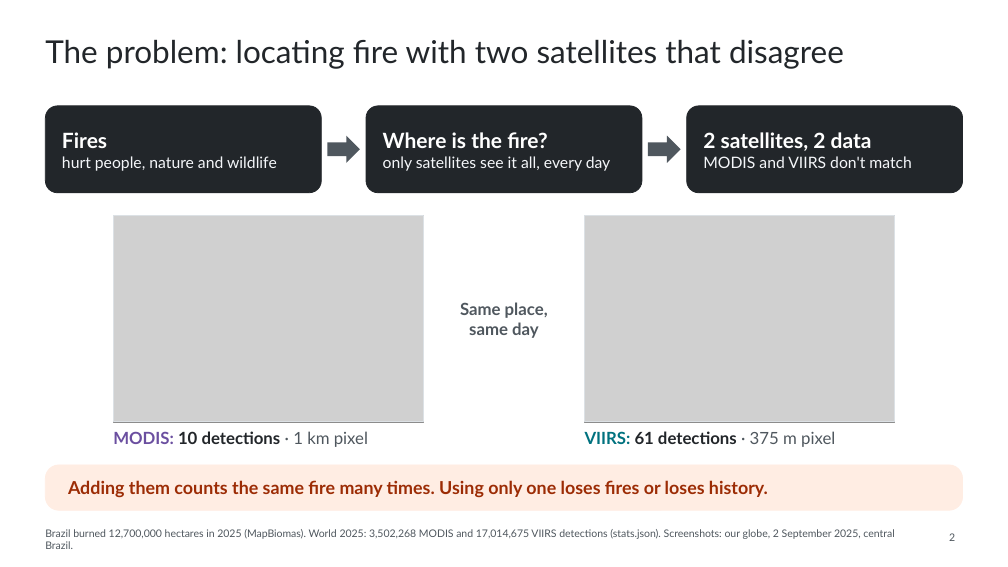
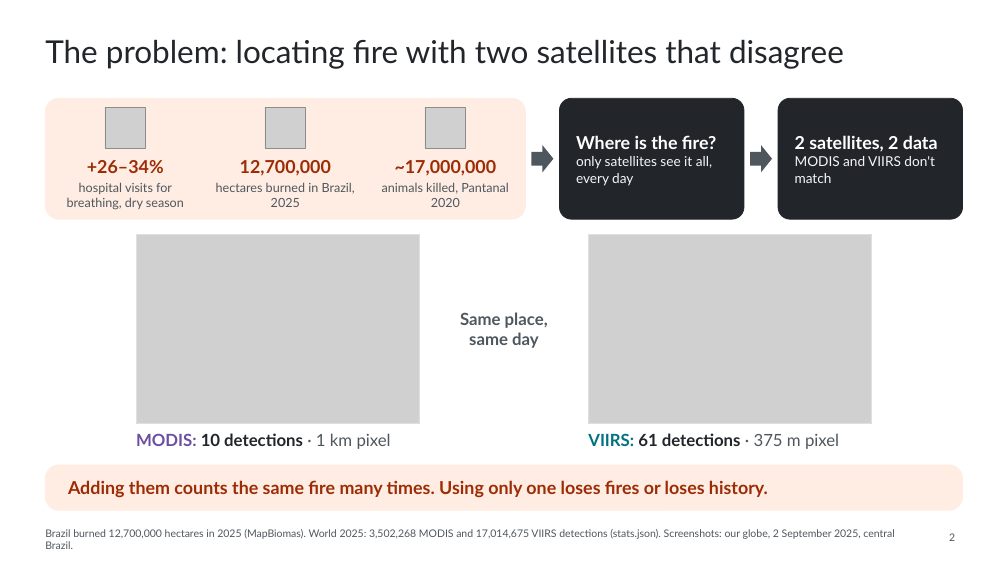
Before and after one commit to WednyFernandes/de-olho-no-fogo, a slide deck: slide 2 of public/apresentacao/de-olho-no-fogo-space-apps-2026-en.pptx. Drawn at 1008x567 pixels with LibreOffice and Linux fonts; fonts in the diff are those of the drawing; grey boxes stand for pictures. Boxes give left, top, right and bottom in pixels: in the first picture for what was removed or moved away, otherwise in the second. Text is boxed around its words. In the diff, an @@ line names an element or a change of style, - is before the commit and + after.

```diff
--- a/public/apresentacao/de-olho-no-fogo-space-apps-2026-en.pptx
+++ b/public/apresentacao/de-olho-no-fogo-space-apps-2026-en.pptx
@@ rounded rectangle removed at [45, 106, 321, 193] @@
@@ rounded rectangle added at [45, 98, 526, 219], fill #FFEDE3, outline #FFEDE3 0.75 pt @@
@@ picture added at [105, 107, 146, 148] @@
@@ picture added at [265, 107, 306, 148] @@
@@ picture added at [425, 107, 466, 148] @@
@@ rounded rectangle at [560, 98, 744, 219]: proportions changed @@
@@ rounded rectangle: place and size @@
-rounded rectangle at [366, 106, 642, 193]
+rounded rectangle at [560, 98, 744, 219]
@@ text "Where is the fire?": place and size @@
-text "Where is the fire?" at [383, 132, 611, 171]
+text "Where is the fire?" at [576, 135, 716, 186]
@@ text "Where is the fire?" at [576, 135, 716, 186]: size 20 to 17 pt in "Where is the fire?"; size 15 to 13 pt in "only satellites see it all, every day" @@
@@ rounded rectangle: place and size @@
-rounded rectangle at [687, 106, 963, 193]
+rounded rectangle at [778, 98, 963, 219]
@@ rounded rectangle at [778, 98, 963, 219]: proportions changed @@
@@ text "2 satellites, 2 data": place and size @@
-text "2 satellites, 2 data" at [703, 132, 912, 168]
+text "2 satellites, 2 data" at [795, 135, 938, 183]
@@ text "2 satellites, 2 data" at [795, 135, 938, 183]: size 20 to 17 pt in "2 satellites, 2 data"; size 15 to 13 pt in "MODIS and VIIRS don't match" @@
@@ text removed at [62, 132, 277, 171] @@
-Fires
-hurt people, nature and wildlife
@@ right arrow: place and size @@
-right arrow at [327, 135, 360, 163]
+right arrow at [532, 145, 554, 172]
@@ right arrow: place and size @@
-right arrow at [648, 135, 681, 163]
+right arrow at [750, 145, 772, 172]
@@ text added at [87, 160, 164, 173], 17 pt, text #9C2C05, bold @@
++26–34%
@@ text added at [240, 160, 331, 176], 17 pt, text #9C2C05, bold @@
+12,700,000
@@ text added at [395, 160, 497, 176], 17 pt, text #9C2C05, bold @@
+~17,000,000
@@ text added at [67, 182, 184, 210], 12 pt, text #4F575E @@
+hospital visits for breathing, dry season
@@ text added at [216, 182, 355, 207], 12 pt, text #4F575E @@
+hectares burned in Brazil, 2025
@@ text added at [382, 182, 509, 207], 12 pt, text #4F575E @@
+animals killed, Pantanal 2020
@@ picture: place and size @@
-picture at [113, 216, 423, 422]
+picture at [136, 234, 420, 423]
@@ rectangle: place and size @@
-rectangle at [113, 216, 423, 422]
+rectangle at [136, 234, 420, 423]
@@ picture: place and size @@
-picture at [585, 216, 895, 422]
+picture at [588, 234, 872, 423]
@@ rectangle: place and size @@
-rectangle at [585, 216, 895, 422]
+rectangle at [588, 234, 872, 423]
@@ text "Same place,": place and size @@
-text "Same place," at [460, 302, 548, 338]
+text "Same place," at [460, 312, 548, 348]
@@ text "MODIS: 10 detections · 1 ...": place and size @@
-text "MODIS: 10 detections · 1 ..." at [113, 431, 368, 447]
+text "MODIS: 10 detections · 1 ..." at [136, 433, 391, 449]
@@ text "VIIRS: 61 detections · 375 ...": place and size @@
-text "VIIRS: 61 detections · 375 ..." at [585, 431, 835, 447]
+text "VIIRS: 61 detections · 375 ..." at [588, 433, 839, 449]
```
Also in this commit, not shown: 3 other slides changed, 4 other files.
